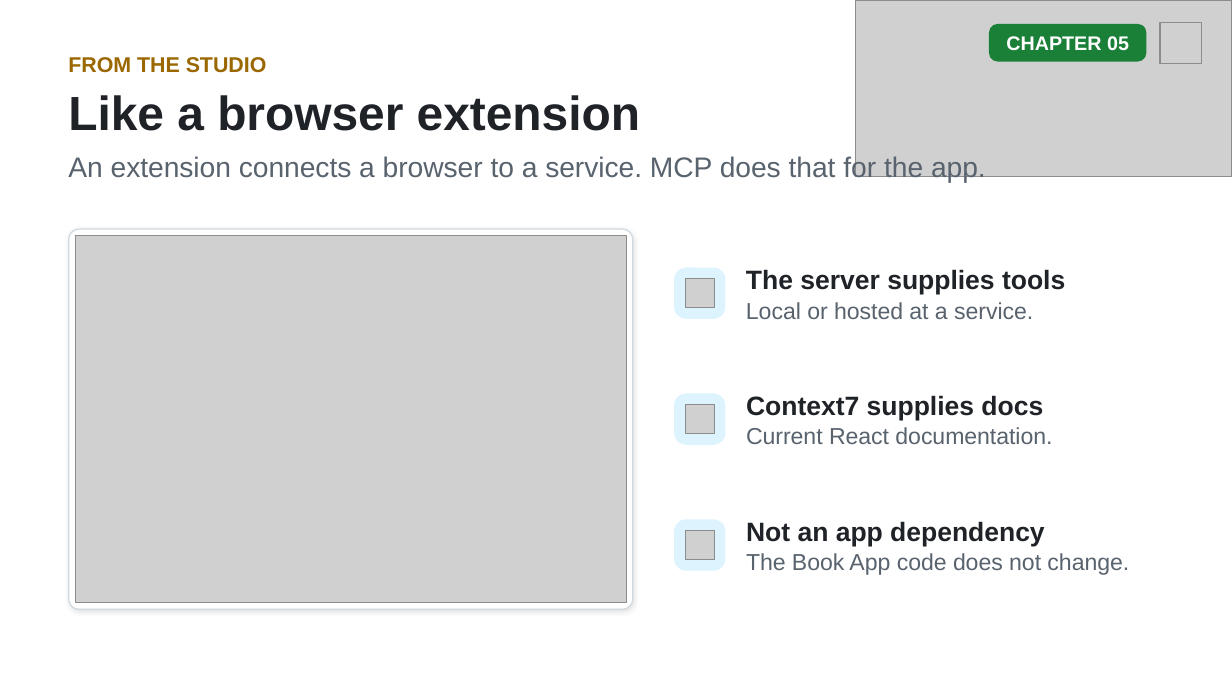
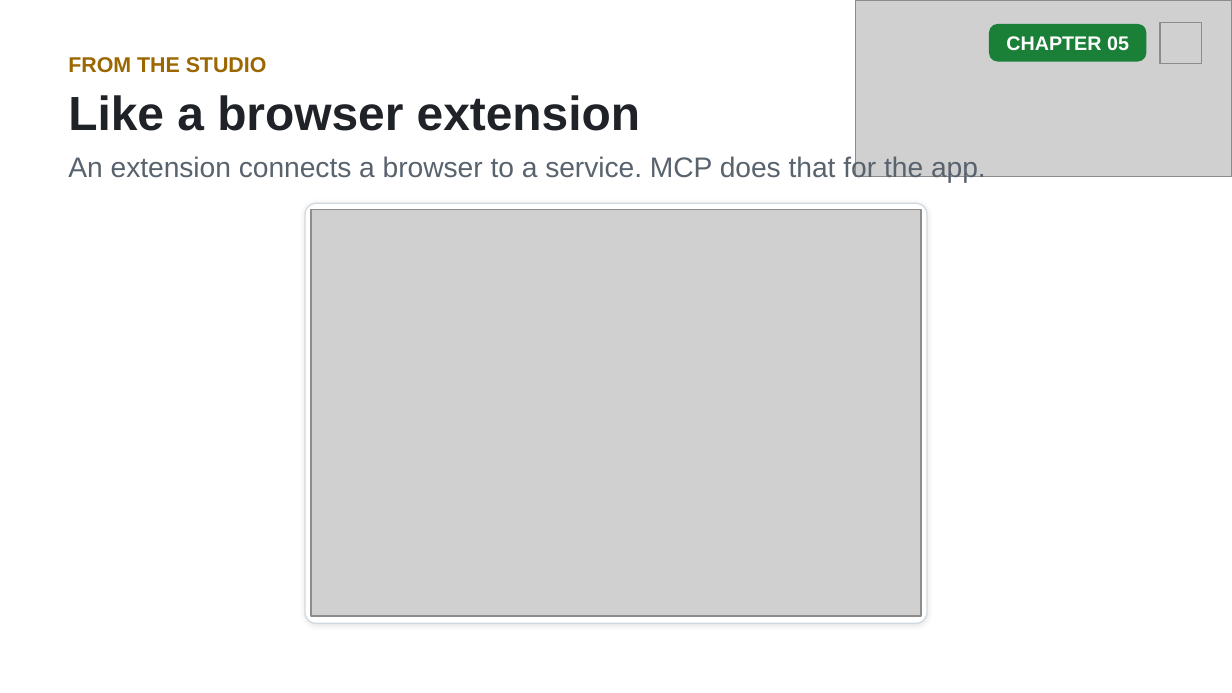
Before and after one commit to github/copilot-app-for-beginners, a slide deck: slide 7 of slides/05-mcp-plugins.pptx. Drawn at 1232x693 pixels with LibreOffice and Linux fonts; fonts in the diff are those of the drawing; grey boxes stand for pictures. Boxes give left, top, right and bottom in pixels: in the first picture for what was removed or moved away, otherwise in the second. Text is boxed around its words. In the diff, an @@ line names an element or a change of style, - is before the commit and + after.

```diff
--- a/slides/05-mcp-plugins.pptx
+++ b/slides/05-mcp-plugins.pptx
@@ rounded rectangle: place and size @@
-rounded rectangle at (69, 229, 633, 610)
+rounded rectangle at (306, 203, 928, 623)
@@ picture: place and size @@
-picture at (75, 235, 626, 602)
+picture at (310, 209, 920, 616)
@@ rounded rectangle removed at (674, 267, 726, 319) @@
@@ text removed at (746, 269, 1065, 294) @@
-The server supplies tools
@@ picture removed at (685, 278, 715, 308) @@
@@ text removed at (746, 302, 1033, 319) @@
-Local or hosted at a service.
@@ rounded rectangle removed at (674, 393, 726, 445) @@
@@ picture removed at (685, 404, 715, 434) @@
@@ text removed at (746, 395, 1043, 420) @@
-Context7 supplies docs
@@ text removed at (746, 427, 1052, 444) @@
-Current React documentation.
@@ rounded rectangle removed at (674, 520, 726, 572) @@
@@ picture removed at (685, 531, 715, 561) @@
@@ text removed at (746, 521, 1045, 546) @@
-Not an app dependency
@@ text removed at (746, 553, 1129, 575) @@
-The Book App code does not change.
```
Also in this commit, not shown: 2 other slides changed, 7 other files.
